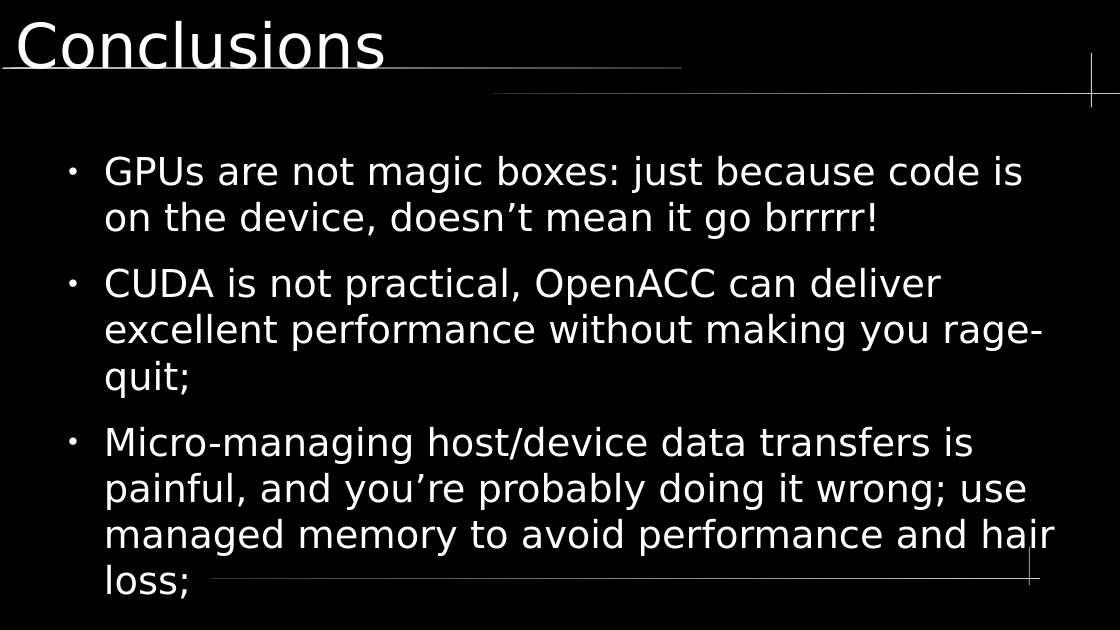
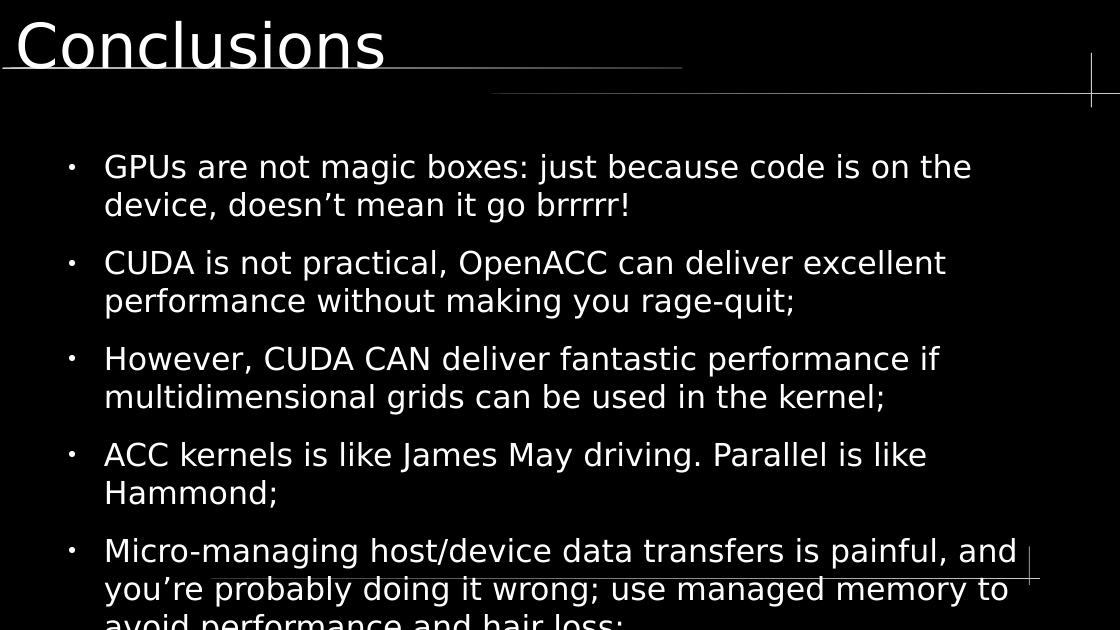
Before and after one commit to LucasGasparinoBSC/presentationUPC, a slide deck: slide 27 of lectureAlyaGPU.odp (slide 24 before the commit). Drawn at 1120x630 pixels with LibreOffice and Linux fonts; fonts in the diff are those of the drawing. Boxes give left, top, right and bottom in pixels: in the first picture for what was removed or moved away, otherwise in the second. Text is boxed around its words. In the diff, an @@ line names an element or a change of style, - is before the commit and + after.

```diff
--- a/lectureAlyaGPU.odp
+++ b/lectureAlyaGPU.odp
@@ text at [104,154,1017,607]: size 27.2 to 22.4 pt in "GPUs are not magic boxes: just because ...", "CUDA is not practical, OpenACC can deliver ...", "Micro-managing host/device data transfers is painful, and ..." @@
@@ text at [104,346,940,508]: paragraphs added @@
+● However, CUDA CAN deliver fantastic performance if multidimensional grids can be used in the kernel;
+● ACC kernels is like James May driving. Parallel is like Hammond;
```
Also in this commit, not shown: 2 other slides changed, 5 slides added, 2 slides removed, 9 other files.
